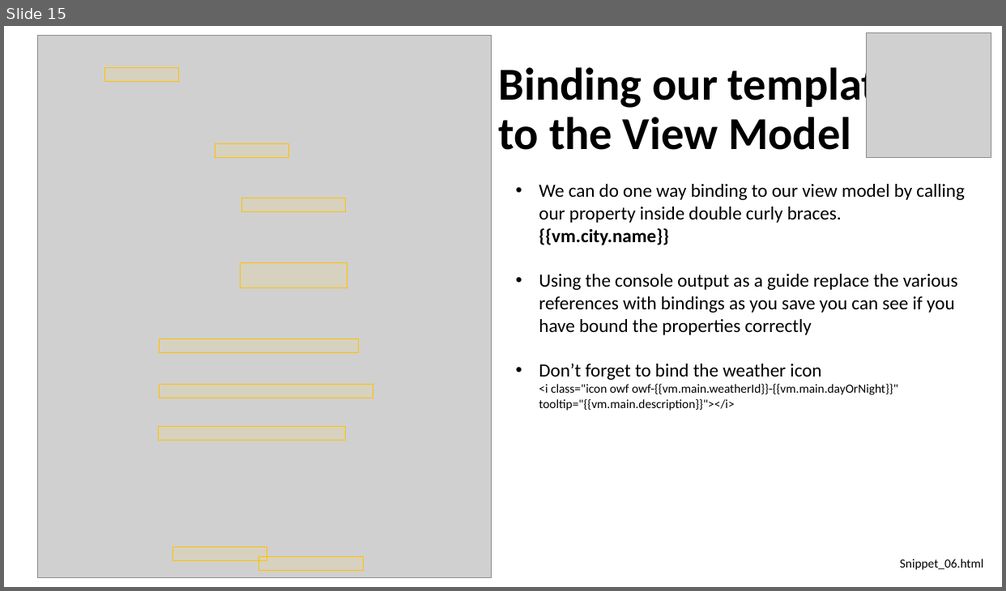
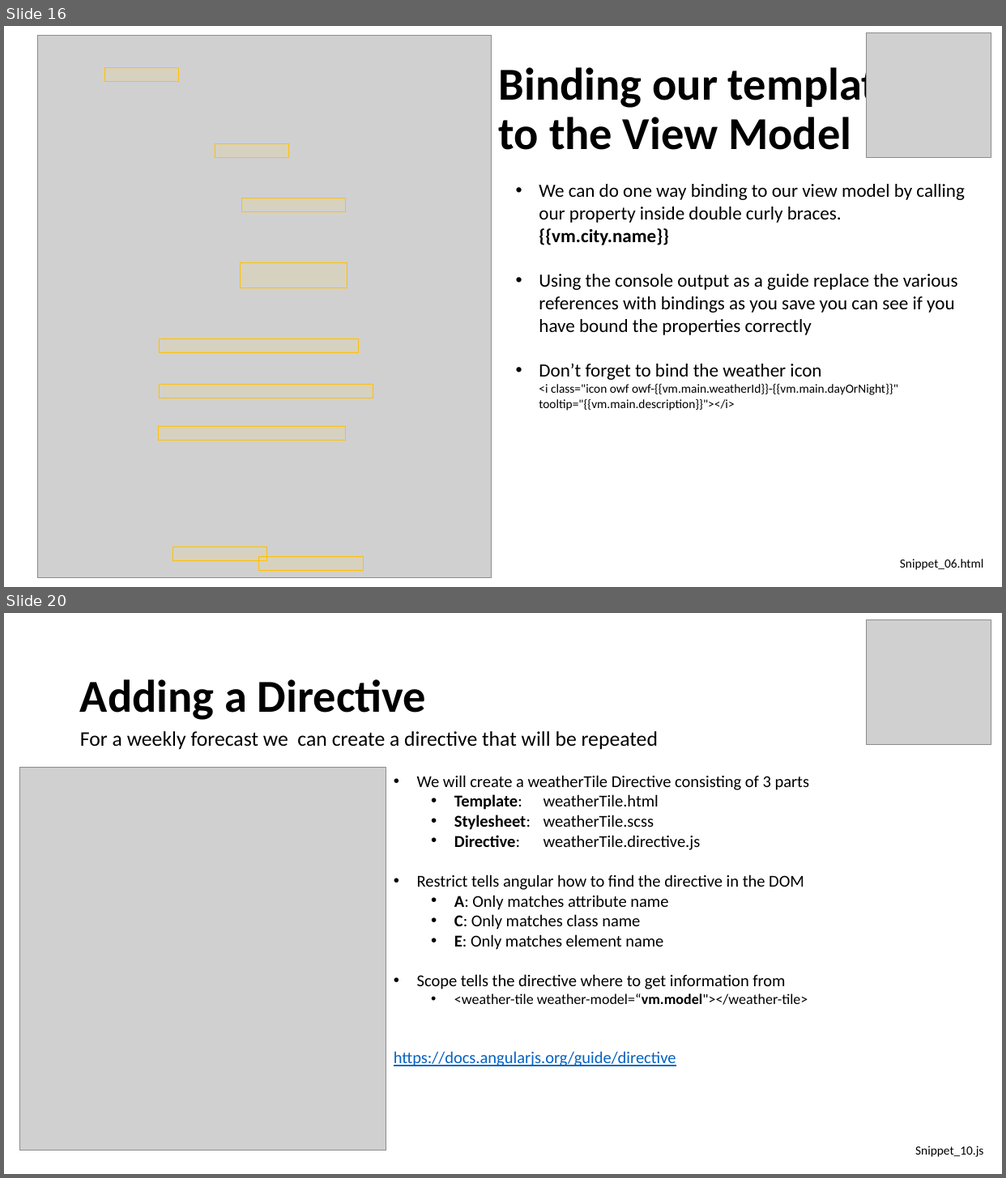
Before and after one commit to weiljx/weatherNg, a slide deck: Getting Started with Angular.pptx. Shown one above the other, each under a label of ours: slide 15 before the commit, slides 16 and 20 after it; the slides between them are not shown. The pictures are 1006x591 and 1006x1178 pixels, drawn with LibreOffice and Linux fonts; fonts in the diff are those of the drawing; grey boxes stand for pictures. Boxes give left, top, right and bottom in pixels: in the first picture for what was removed or moved away, otherwise in the second. Text is boxed around its words. In the diff, an @@ line names an element or a change of style, - is before the commit and + after.

Commit message:
More Snippets and Updated Presentation

```diff
--- a/Getting Started with Angular.pptx
+++ b/Getting Started with Angular.pptx
@@ slide 20 added at (4, 613, 1002, 1174), background #FFFFFF @@
@@ picture added at (867, 619, 991, 745) @@
@@ title added at (80, 679, 426, 720), 44 pt, text #000000, bold @@
+Adding a Directive
@@ text added at (80, 731, 658, 749), 20 pt, text #000000 @@
+For a weekly forecast we can create a directive that will be repeated
@@ picture added at (20, 767, 386, 1151) @@
@@ text added at (394, 775, 810, 1067), 16 pt, text #000000 @@
+• We will create a weatherTile Directive consisting of 3 parts
+  • Template: weatherTile.html
+  • Stylesheet: weatherTile.scss
+  • Directive: weatherTile.directive.js
+• Restrict tells angular how to find the directive in the DOM
+  • A: Only matches attribute name
+  • C: Only matches class name
+  • E: Only matches element name
+• Scope tells the directive where to get information from
+  • <weather-tile weather-model=“vm.model"></weather-tile>
+https://docs.angularjs.org/guide/directive
@@ text added at (915, 1146, 983, 1157), 12 pt, text #000000 @@
+Snippet_10.js
@@ what was slide 15 is now slide 16 @@
```
Also in this commit, not shown: 1 slide changed, 6 other slides added, 4 other files.
